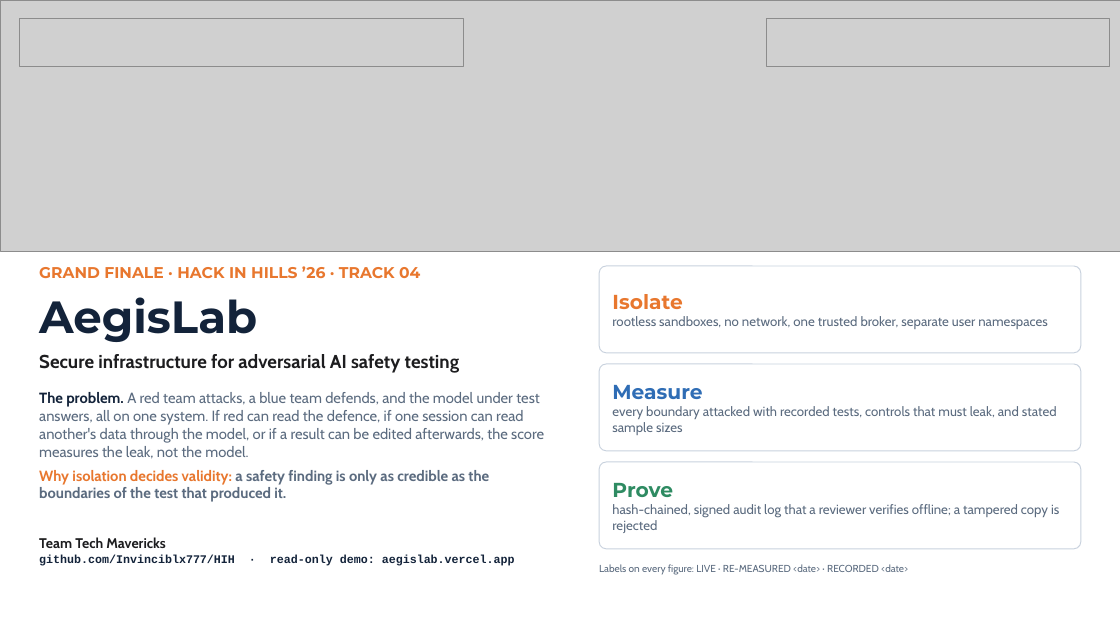
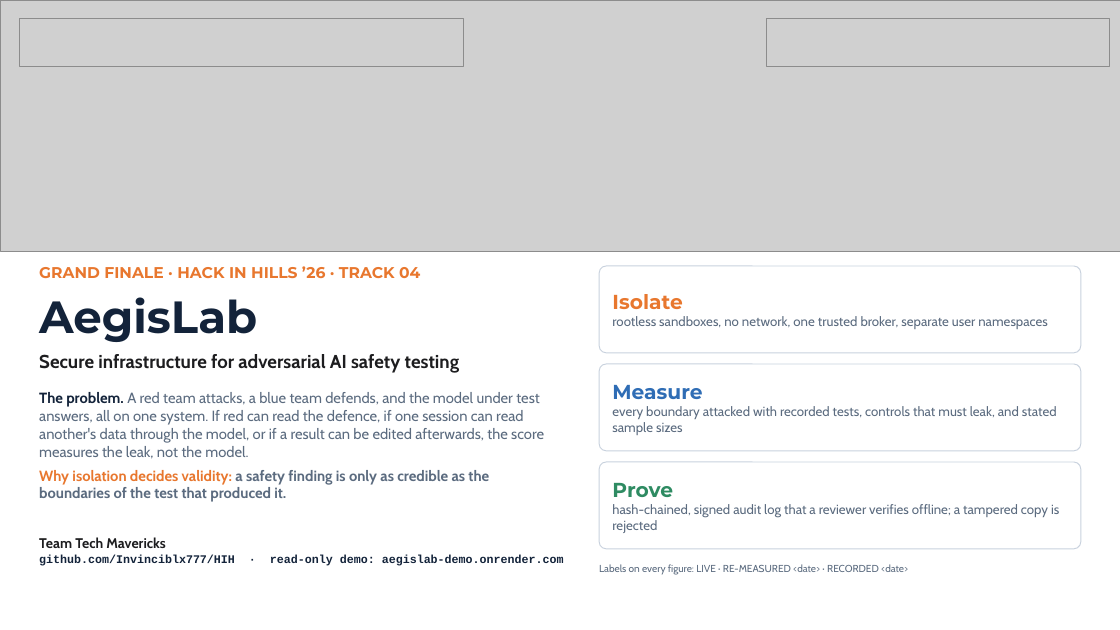
Before and after one commit to Invinciblx777/HIH, a slide deck: slide 1 of finale_package/Tech_Mavericks_AegisLab_Finale.pptx. Drawn at 1120x630 pixels with LibreOffice and Linux fonts; fonts in the diff are those of the drawing; grey boxes stand for pictures. Boxes give left, top, right and bottom in pixels: in the first picture for what was removed or moved away, otherwise in the second. Text is boxed around its words. In the diff, an @@ line names an element or a change of style, - is before the commit and + after.

```diff
--- a/finale_package/Tech_Mavericks_AegisLab_Finale.pptx
+++ b/finale_package/Tech_Mavericks_AegisLab_Finale.pptx
@@ text at <box>39,555,564,566</box>: text changed @@
-github.com/Invinciblx777/HIH · read-only demo: aegislab.vercel.app
+github.com/Invinciblx777/HIH · read-only demo: aegislab-demo.onrender.com
```
Also in this commit, not shown: 11 other slides changed, 21 other files.
